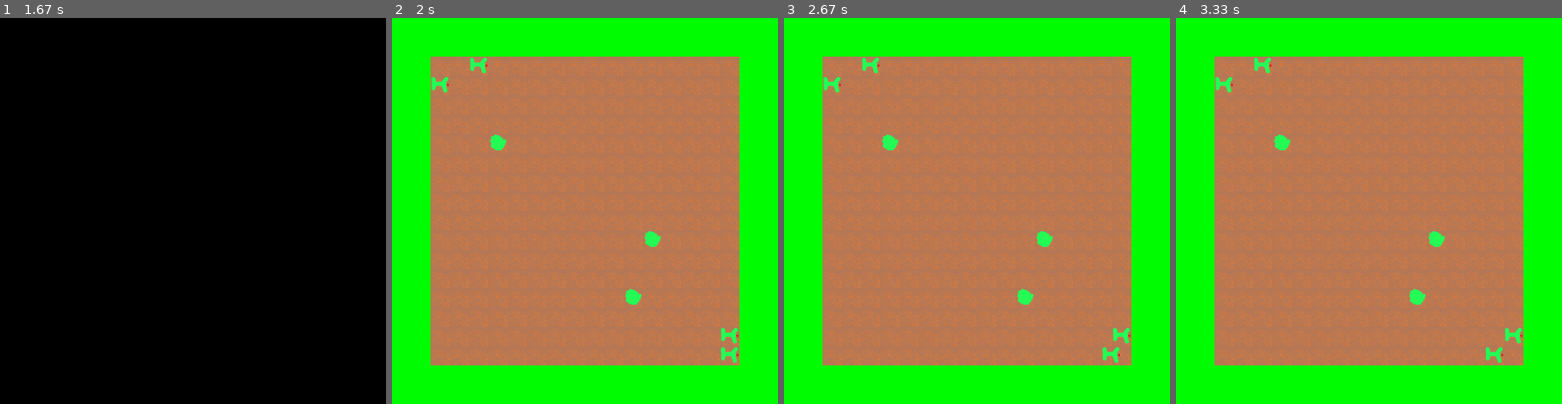
Above: before the commit, frames 1-4 (left to right).
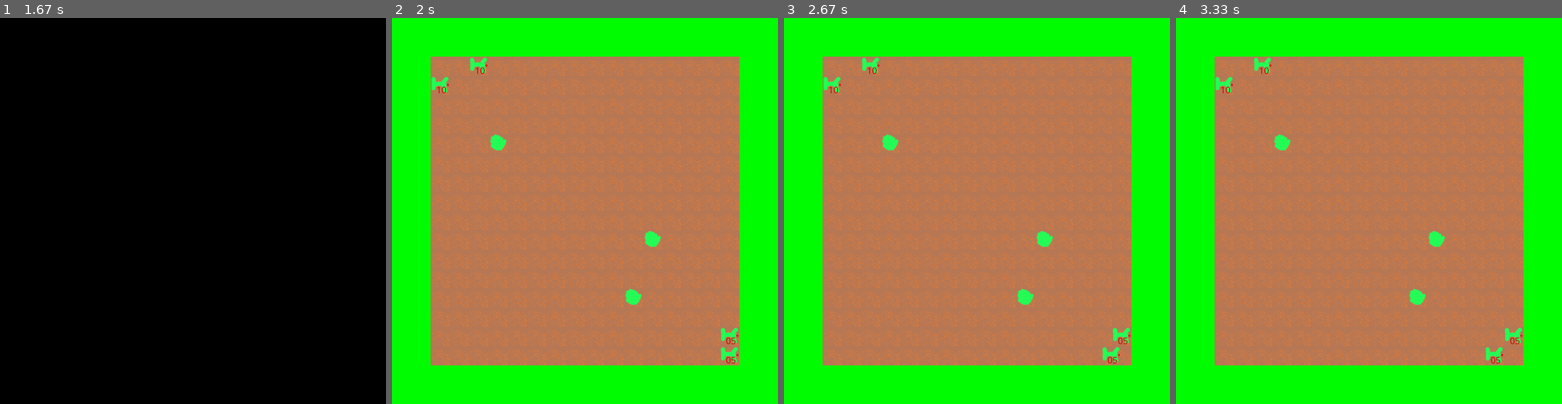
Above: after the commit, the same moments.

Repository: 00jeser/PyGameYandexLyceumProject
Game: pygame game, started from main.py
Two runs of this game, one before a commit and one after it. Both use one fixed random seed, a clock stepped at 60 frames per second and the inputs below.
Inputs (mouse positions are in pixels of both pictures, inside the frame that each line leads up to):
- Up to frame 1 (1.67 s): press the mouse at (30, 45) at 0.37 s; move the mouse to (54, 172) at 0.47 s; release the mouse at (73, 299) at 0.6 s; click (92, 68) at 0.72 s
- Up to frame 2 (2 s): no input
- Up to frame 3 (2.67 s): no input
- Up to frame 4 (3.33 s): no input

Frame 1 is identical in both runs. In frame 2, less than 0.1% of the frame differs, in the area x 11-89%, y 12-90%; in frame 3, less than 0.1%; in frame 4, less than 0.1%.

Commit message:
система жизней

Diff:
--- a/Board.py
+++ b/Board.py
@@ -70,7 +70,7 @@
                             e[1:], *p, *s)
                     elif e[0] == 'e':
                         self.modules['EnemyDrawer'].draw(
-                            e[1:-2], *p, *s, self.pole)
+                            e[1:], *p, *s, self.pole)
         if hod == 1:
             if moovingCoords[0][0] > moovingCoords[1][0]:
                 moovingCoords[0] = (moovingCoords[0][0] - 1, moovingCoords[0][1])
@@ -80,7 +80,7 @@
                 moovingCoords[0] = (moovingCoords[0][0], moovingCoords[0][1] - 1)
             elif moovingCoords[0][1] < moovingCoords[1][1]:
                 moovingCoords[0] = (moovingCoords[0][0], moovingCoords[0][1] + 1)
-            self.modules['EnemyDrawer'].draw(moovingEnemy[1:-2], *moovingCoords[0], *(50, 50), self.pole)
+            self.modules['EnemyDrawer'].draw(moovingEnemy[1:], *moovingCoords[0], *(50, 50), self.pole)
             if moovingCoords[0] == moovingCoords[1]:
                 hoding -= 1
                 if hoding <= 0:
--- a/Enemys.py
+++ b/Enemys.py
@@ -12,7 +12,8 @@
 
 
     def draw(self, n, x, y, sx, sy, pole):
-        self.screen.blit(self.enemys[n[1:]], (x, y, sx, sy))
+        self.screen.blit(self.enemys[n[1:-2]], (x, y, sx, sy))
+        text_to_screen(self.screen, n[-2:], x + 15, y + 20, size=25)
         #pygame.draw.rect(self.screen, (50, 0, 0, 0), (x, y, sx, sy), 1)
 
 
@@ -31,3 +32,8 @@
     else:
         image = image.convert_alpha()
     return image
+
+def text_to_screen(screen, text, x, y, size = 50, color = (200, 000, 000), font_type = 'Comic Sans MS'):
+        myfont = pygame.font.SysFont(font_type, size)
+        textsurface = myfont.render(text, True, color)
+        screen.blit(textsurface, (x, y))
